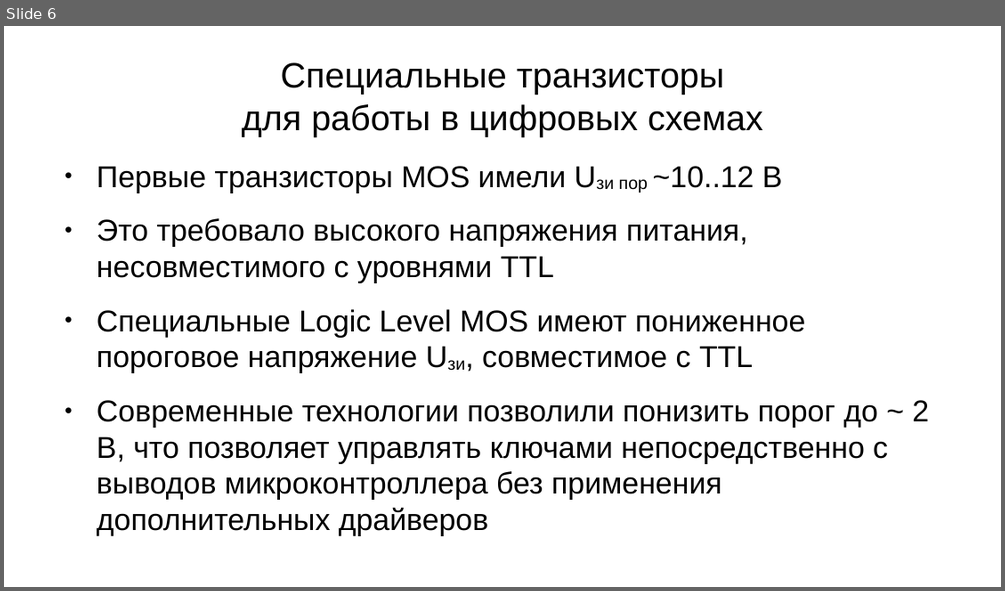
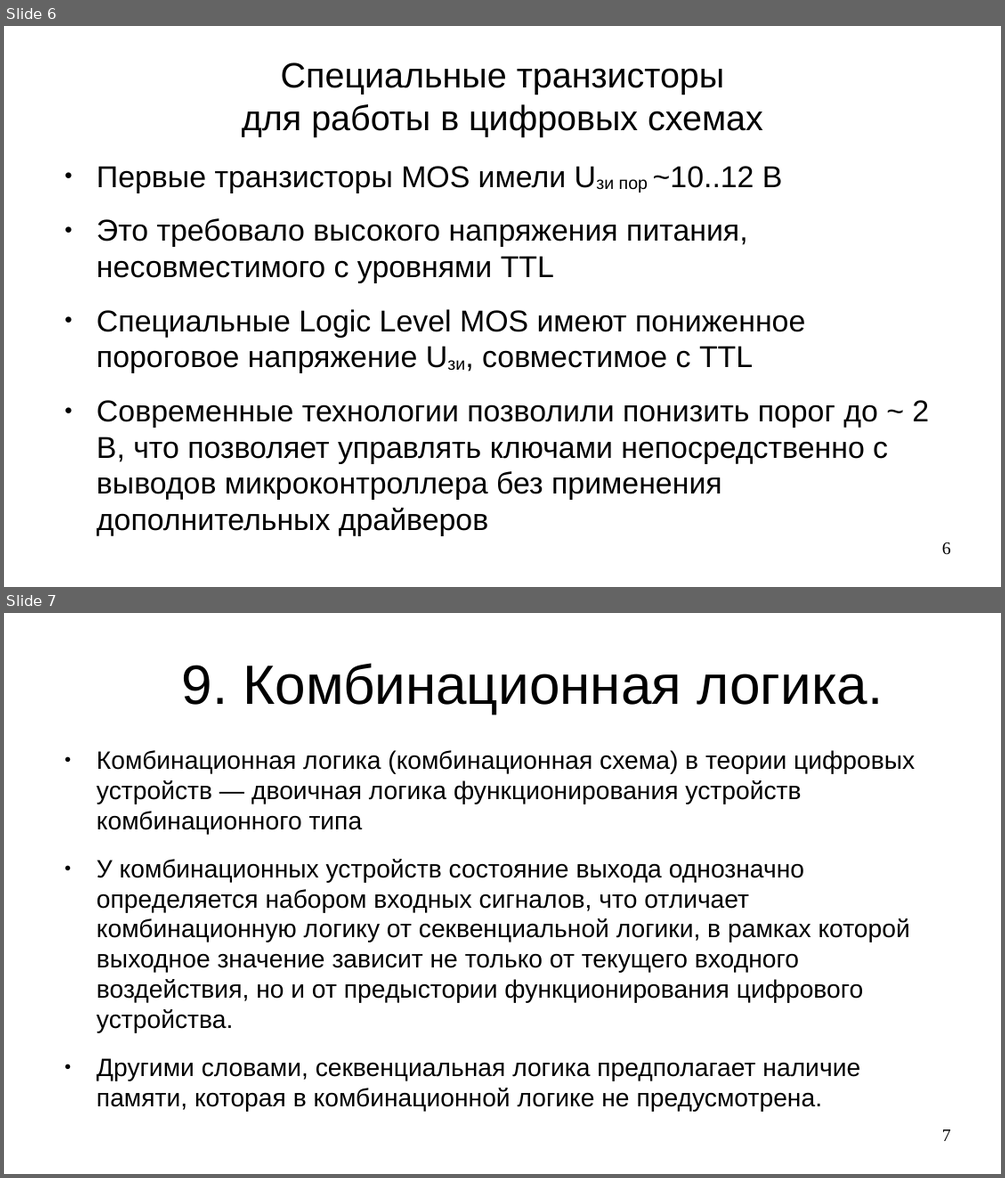
Before and after one commit to steelcraft/stud-lab, a slide deck: Лекции/СBDS01#L5.odp. Shown one above the other, each under a label of ours: slide 6 before the commit, slides 6 and 7 after it. The pictures are 1005x591 and 1005x1178 pixels, drawn with LibreOffice and Linux fonts; fonts in the diff are those of the drawing. Boxes give left, top, right and bottom in pixels: in the first picture for what was removed or moved away, otherwise in the second. Text is boxed around its words. In the diff, an @@ line names an element or a change of style, - is before the commit and + after.

```diff
--- a/Лекции/СBDS01#L5.odp
+++ b/Лекции/СBDS01#L5.odp
@@ slide 7 added at box(4, 613, 1001, 1174), background #FFFFFF @@
@@ title added at box(182, 663, 882, 714), 44 pt, text #000000 @@
+9. Комбинационная логика.
@@ text added at box(97, 750, 914, 1111), 20 pt, text #000000 @@
+● Комбинационная логика (комбинационная схема) в теории цифровых устройств — двоичная логика функционирования устройств комбинационного типа
+● У комбинационных устройств состояние выхода однозначно определяется набором входных сигналов, что отличает комбинационную логику от секвенциальной логики, в рамках которой выходное значение зависит не только от текущего входного воздействия, но и от предыстории функционирования цифрового устройства.
+● Другими словами, секвенциальная логика предполагает наличие памяти, которая в комбинационной логике не предусмотрена.
@@ page number added at box(942, 1129, 951, 1141), 14 pt, text #000000 @@
+7
@@ slide 6 changed as well @@
@@ page number added at box(942, 542, 951, 555), 14 pt, text #000000 @@
+6
```
Also in this commit, not shown: 7 other slides changed, 6 other slides added, 8 slides removed, 1 other file.
